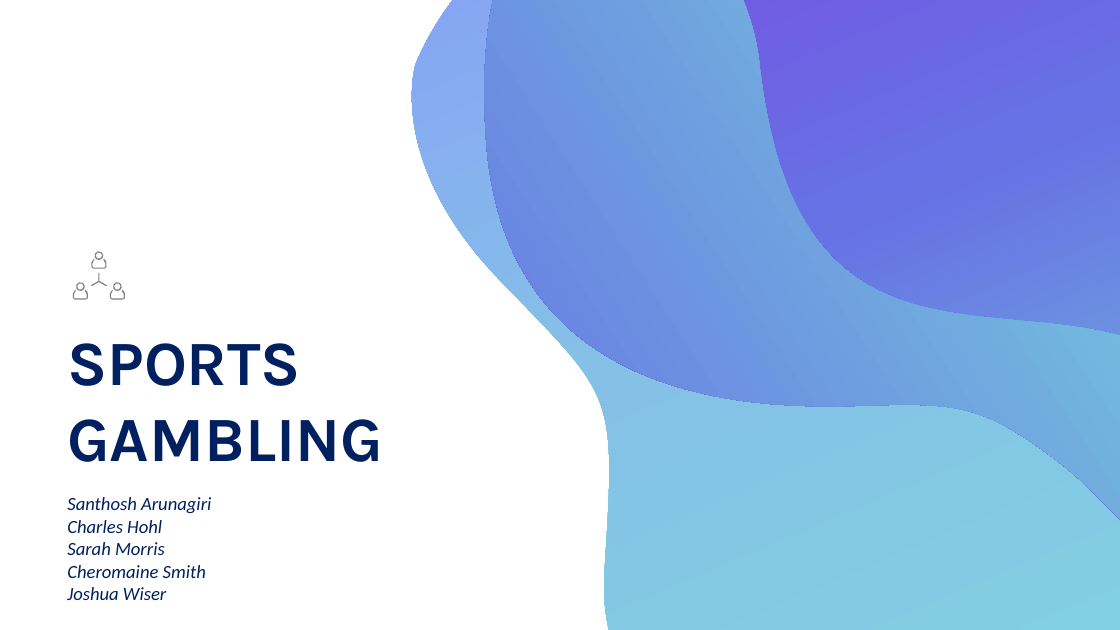
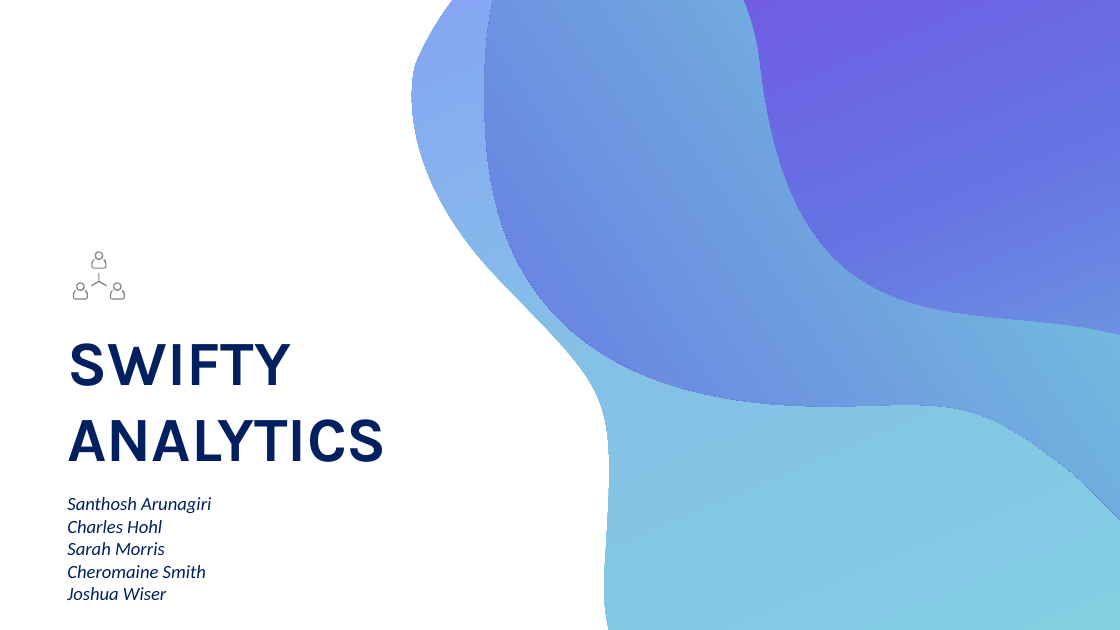
Before and after one commit to CherSmith39/Sports-Gambling, a slide deck: slide 1 of Practice Presentation.pptx. Drawn at 1120x630 pixels with LibreOffice and Linux fonts; fonts in the diff are those of the drawing. Boxes give left, top, right and bottom in pixels: in the first picture for what was removed or moved away, otherwise in the second. Text is boxed around its words. In the diff, an @@ line names an element or a change of style, - is before the commit and + after.

```diff
--- a/Practice Presentation.pptx
+++ b/Practice Presentation.pptx
@@ text at <box>67,343,387,462</box>: text changed @@
-SPORTS
-GAMBLING
+SWIFTY
+ANALYTICS
```
Also in this commit, not shown: 2 other slides changed, 3 slides added, 4 slides removed.
